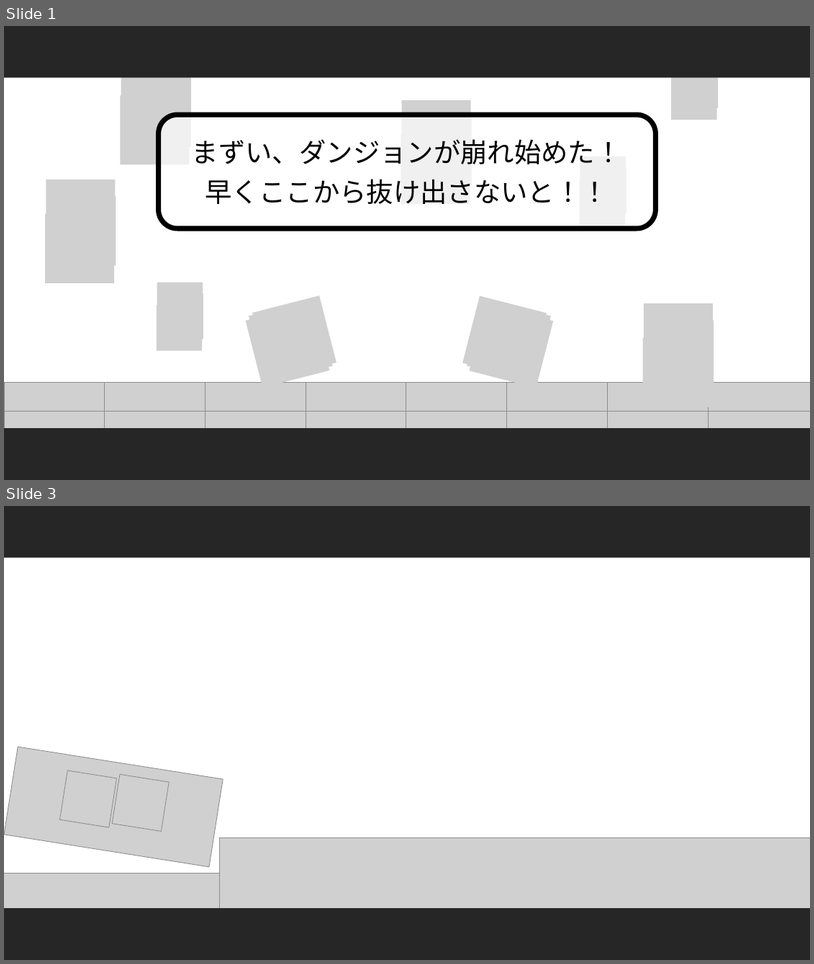
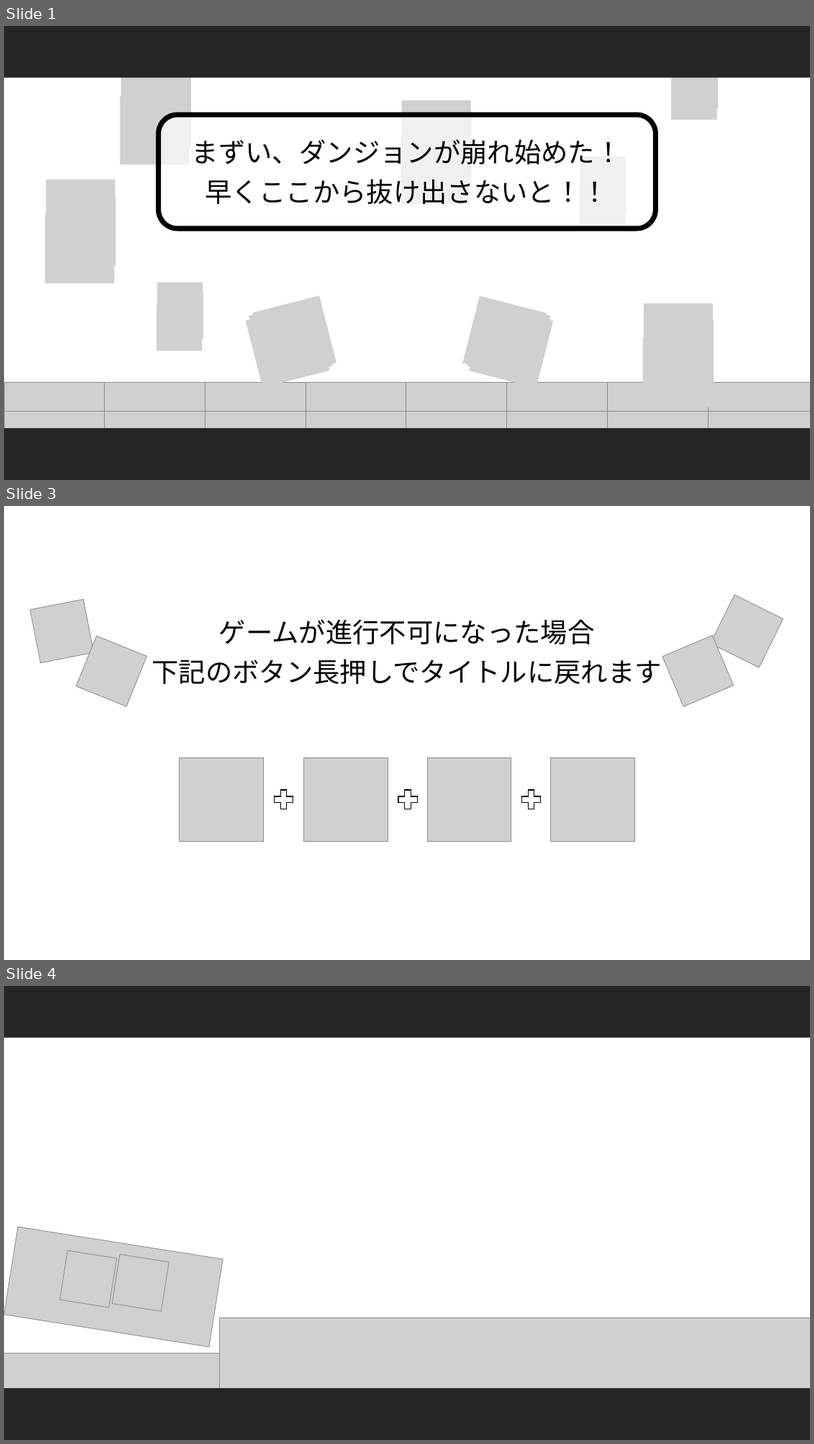
Before and after one commit to satoAFP/HukuokaGameContest2024, a slide deck: test_net/Assets/User/Shibatsuzi/image/Stage/Map/Ending.pptx. Shown one above the other, each under a label of ours: slides 1 and 3 before the commit, slides 1, 3 and 4 after it; the slides between them are not shown. The pictures are 814x964 and 814x1444 pixels, drawn with LibreOffice and Linux fonts; fonts in the diff are those of the drawing; grey boxes stand for pictures; background and template pictures are left out. Boxes give left, top, right and bottom in pixels: in the first picture for what was removed or moved away, otherwise in the second. Text is boxed around its words. In the diff, an @@ line names an element or a change of style, - is before the commit and + after.

```diff
--- a/test_net/Assets/User/Shibatsuzi/image/Stage/Map/Ending.pptx
+++ b/test_net/Assets/User/Shibatsuzi/image/Stage/Map/Ending.pptx
@@ slide 3 added at [4,506,810,960], background #FFFFFF @@
@@ text added at [152,619,661,684], 32 pt, text #000000 @@
+ゲームが進行不可になった場合
+下記のボタン長押しでタイトルに戻れます
@@ group added at [30,595,784,707]: 4 pictures @@
@@ group added at [180,757,634,841]: 4 pictures, 3 plus signs @@
@@ what was slide 3 is now slide 4 @@
```
Also in this commit, not shown: 1 other slide added, 1 slide removed, 2 other files.
